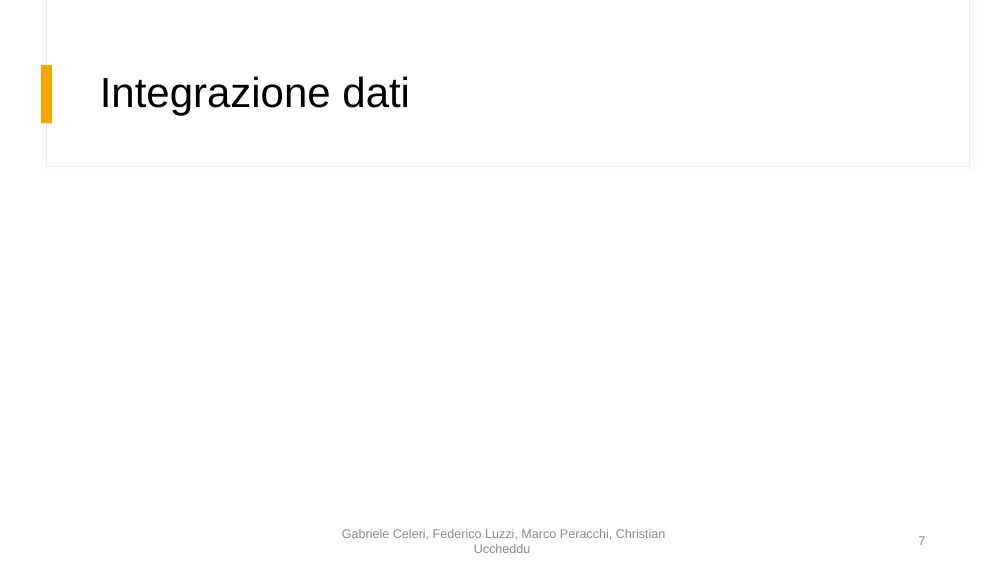
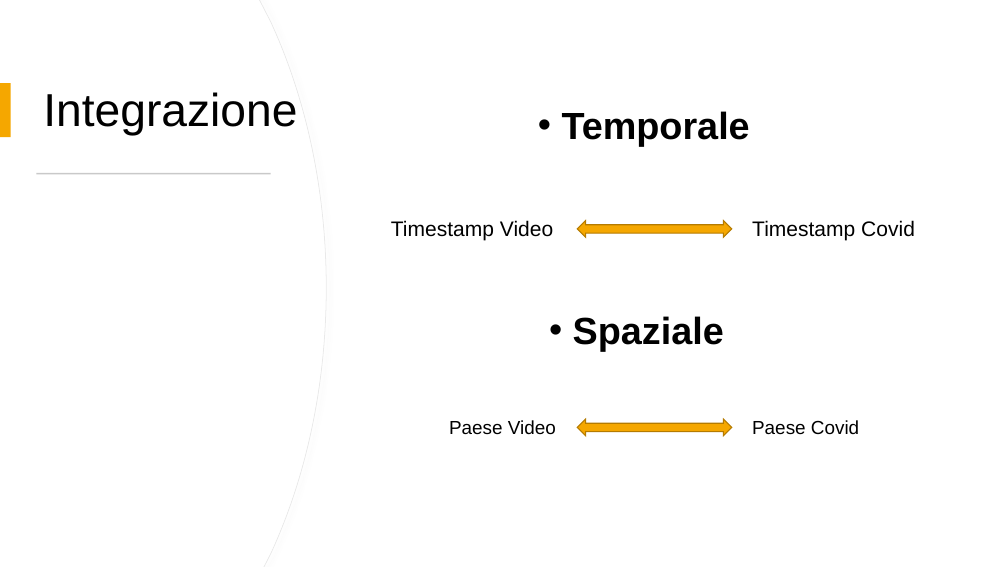
Before and after one commit to fedelux3/Youtube_trending_analysis, a slide deck: slide 7 of presentazione/presentazione.pptx. Drawn at 1008x567 pixels with LibreOffice and Linux fonts; fonts in the diff are those of the drawing. Boxes give left, top, right and bottom in pixels: in the first picture for what was removed or moved away, otherwise in the second. Text is boxed around its words. In the diff, an @@ line names an element or a change of style, - is before the commit and + after.

```diff
--- a/presentazione/presentazione.pptx
+++ b/presentazione/presentazione.pptx
@@ rectangle added at bbox=[0, 0, 1008, 567], fill #FFFFFF @@
@@ freeform shape added at bbox=[0, 0, 327, 567], fill #FFFFFF, outline #E9E9E9 0.75 pt @@
@@ freeform shape added at bbox=[0, 0, 326, 567], fill #FFFFFF @@
@@ rectangle added at bbox=[0, 83, 11, 138], fill #F5A700 @@
@@ rectangle removed at bbox=[42, 65, 52, 123] @@
@@ title at bbox=[43, 92, 297, 136]: text changed; size 40 to 44 pt @@
-Integrazione dati
+Integrazione
@@ text added at bbox=[562, 111, 750, 146], 36 pt, text #000000, bold @@
+• Temporale
@@ rectangle added at bbox=[36, 173, 271, 175], fill #C9C9C9 @@
@@ text added at bbox=[391, 220, 553, 241], 20 pt, text #000000 @@
+Timestamp Video
@@ left right arrow added at bbox=[578, 221, 732, 237], fill #F5A700, outline #B57C00 1 pt @@
@@ text added at bbox=[752, 220, 915, 241], 20 pt, text #000000 @@
+Timestamp Covid
@@ text added at bbox=[573, 316, 724, 351], 36 pt, text #000000, bold @@
+• Spaziale
@@ left right arrow added at bbox=[578, 419, 732, 436], fill #F5A700, outline #B57C00 1 pt @@
@@ text added at bbox=[449, 420, 556, 435], 18 pt, text #000000 @@
+Paese Video
@@ text added at bbox=[752, 420, 859, 435], 18 pt, text #000000 @@
+Paese Covid
@@ text removed at bbox=[342, 529, 666, 553] @@
-Gabriele Celeri, Federico Luzzi, Marco Peracchi, Christian Uccheddu
@@ page number removed at bbox=[918, 536, 925, 545] @@
-7
```
Also in this commit, not shown: 10 other slides changed.
